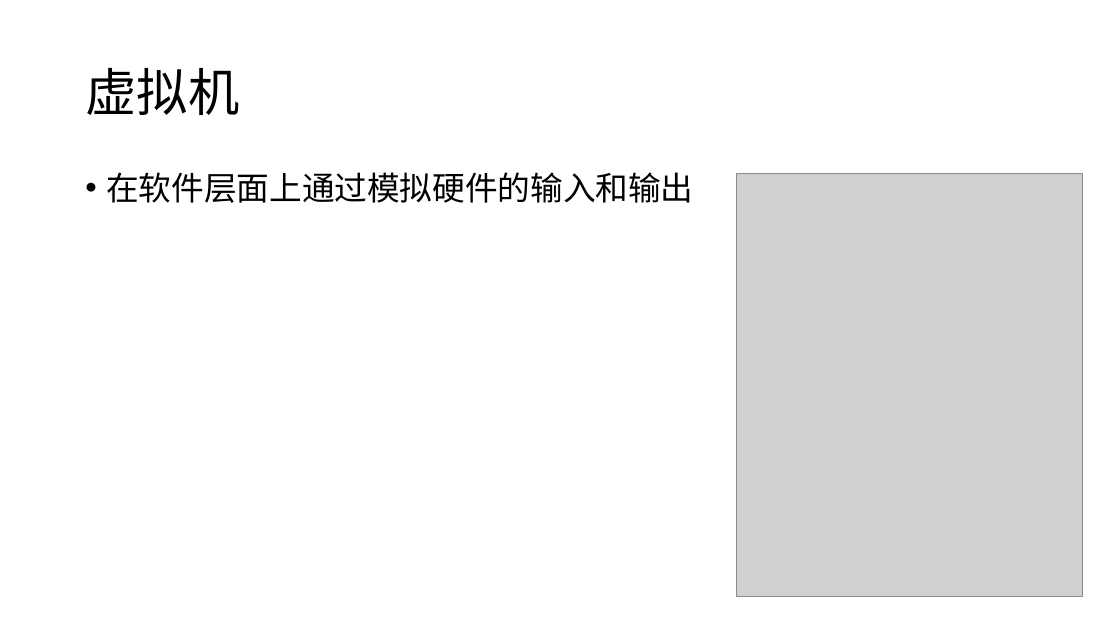
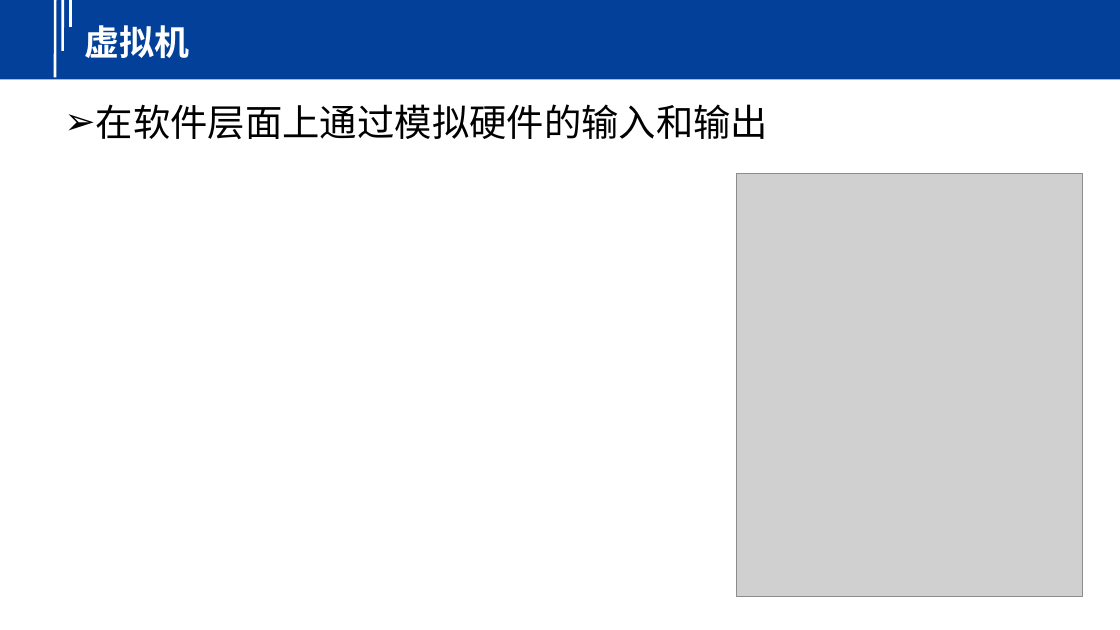
Before and after one commit to yindaheng98/Notebook, a slide deck: slide 2 of 学习笔记/Docker/Docker历史.pptx. Drawn at 1120x630 pixels with LibreOffice and Linux fonts; fonts in the diff are those of the drawing; grey boxes stand for pictures. Boxes give left, top, right and bottom in pixels: in the first picture for what was removed or moved away, otherwise in the second. Text is boxed around its words. In the diff, an @@ line names an element or a change of style, - is before the commit and + after.

```diff
--- a/学习笔记/Docker/Docker历史.pptx
+++ b/学习笔记/Docker/Docker历史.pptx
@@ group added at (0,0,1120,79): 3 lines, 1 rectangle @@
@@ title "虚拟机": place and size @@
-title "虚拟机" at (85,68,239,115)
+title "虚拟机" at (85,25,190,58)
@@ title "虚拟机" at (85,25,190,58): size 44 to 30 pt, text colour #000000 to #FFFFFF, bold on; line spacing 0.9 to 1 @@
@@ text "在软件层面上通过模拟硬件的输入和输出": place and size @@
-text "在软件层面上通过模拟硬件的输入和输出" at (106,172,693,203)
+text "在软件层面上通过模拟硬件的输入和输出" at (96,104,768,139)
@@ text "在软件层面上通过模拟硬件的输入和输出" at (96,104,768,139): size 28 to 32 pt, font Noto Sans CJK SC to Calibri; bullet • to ➢; line spacing 0.9 to 1; less space between paragraphs @@
```
Also in this commit, not shown: 3 other slides changed, 8 other files.
